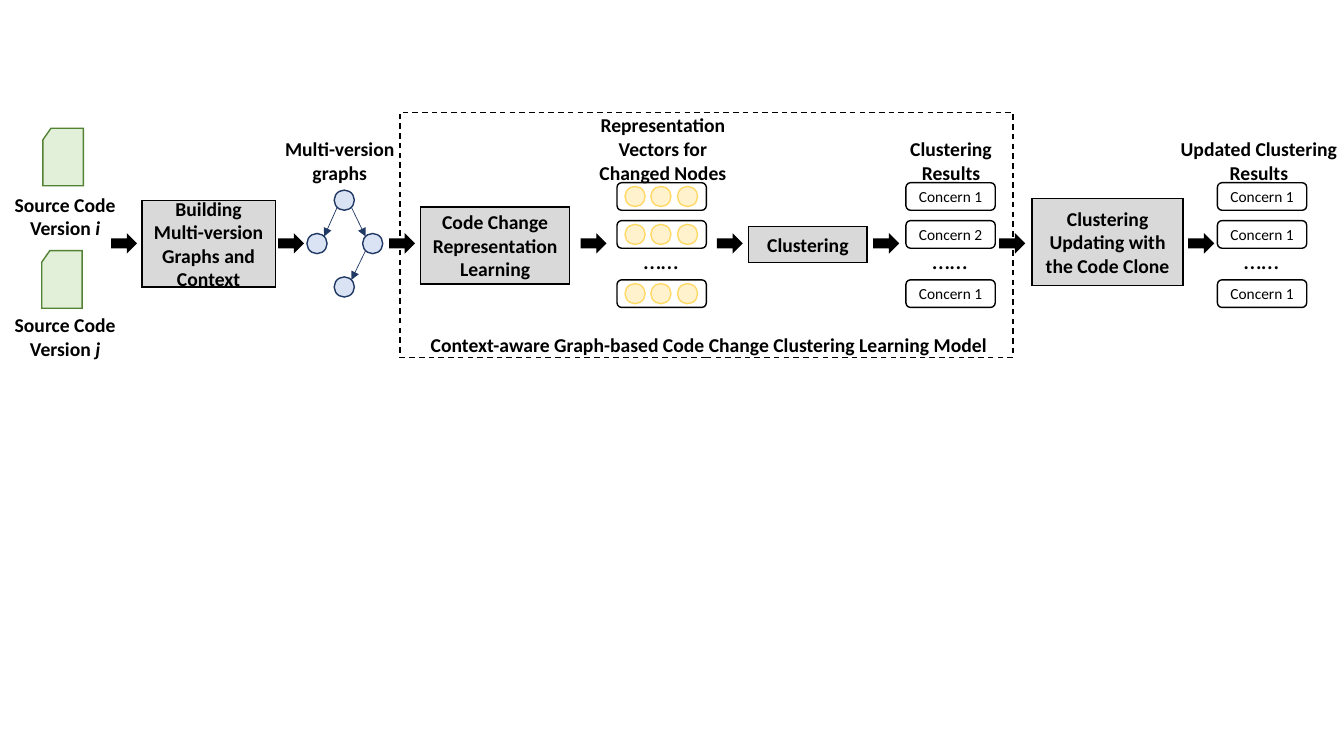
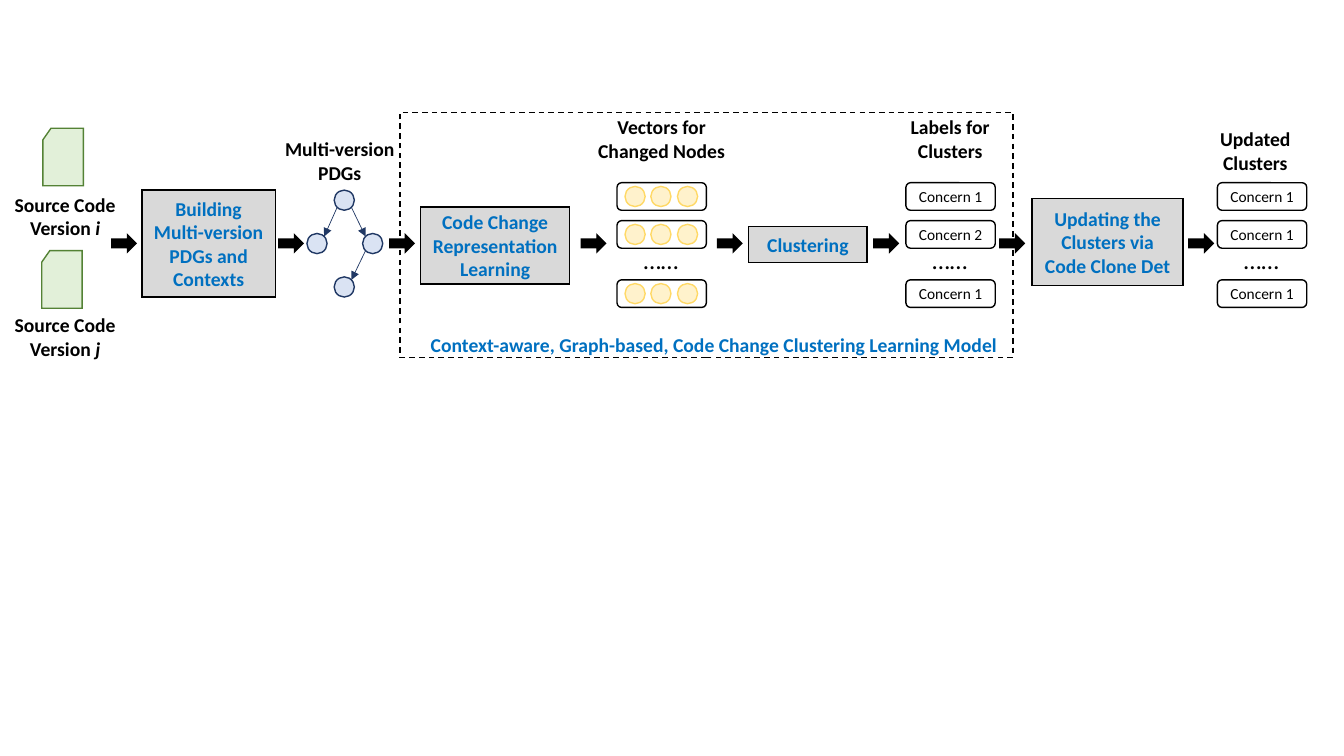
Before and after one commit to tien-n-nguyen/untangle, a slide deck: slide 6 of figures/Figures-Yi.pptx. Drawn at 1344x756 pixels with LibreOffice and Linux fonts; fonts in the diff are those of the drawing. Boxes give left, top, right and bottom in pixels: in the first picture for what was removed or moved away, otherwise in the second. Text is boxed around its words. In the diff, an @@ line names an element or a change of style, - is before the commit and + after.

```diff
--- a/figures/Figures-Yi.pptx
+++ b/figures/Figures-Yi.pptx
@@ text at <box>285,142,394,180</box>: text changed @@
-Multi-version graphs
+Multi-version PDGs
@@ text at <box>598,120,725,162</box>: text changed @@
-Representation Vectors for Changed Nodes
+Vectors for Changed Nodes
@@ text at <box>911,120,989,158</box>: text changed @@
-Clustering Results
+Labels for Clusters
@@ text at <box>1220,132,1290,170</box>: text changed @@
-Updated Clustering Results
+Updated Clusters
@@ rounded rectangle "Building Multi-version PDGs and Contexts": place and size @@
-rounded rectangle "Building Multi-version PDGs and Contexts" at <box>142,201,275,287</box>
+rounded rectangle "Building Multi-version PDGs and Contexts" at <box>142,191,275,297</box>
@@ text in rounded rectangle at <box>154,202,263,286</box>: text changed; text colour #000000 to #0070C0 @@
-Building Multi-version Graphs and Context
+Building Multi-version PDGs and Contexts
@@ rounded rectangle "Code Change Representation Learning" at <box>420,208,570,284</box>: text colour #000000 to #0070C0 @@
@@ rounded rectangle "Clustering" at <box>749,227,868,263</box>: text colour #000000 to #0070C0 @@
@@ text in rounded rectangle at <box>1045,212,1170,273</box>: text changed; text colour #000000 to #0070C0 @@
-Clustering Updating with the Code Clone
+Updating the Clusters via Code Clone Det
@@ text at <box>431,338,997,358</box>: text changed; text colour #000000 to #0070C0 @@
-Context-aware Graph-based Code Change Clustering Learning Model
+Context-aware, Graph-based, Code Change Clustering Learning Model
```
Also in this commit, not shown: 2 other files.
